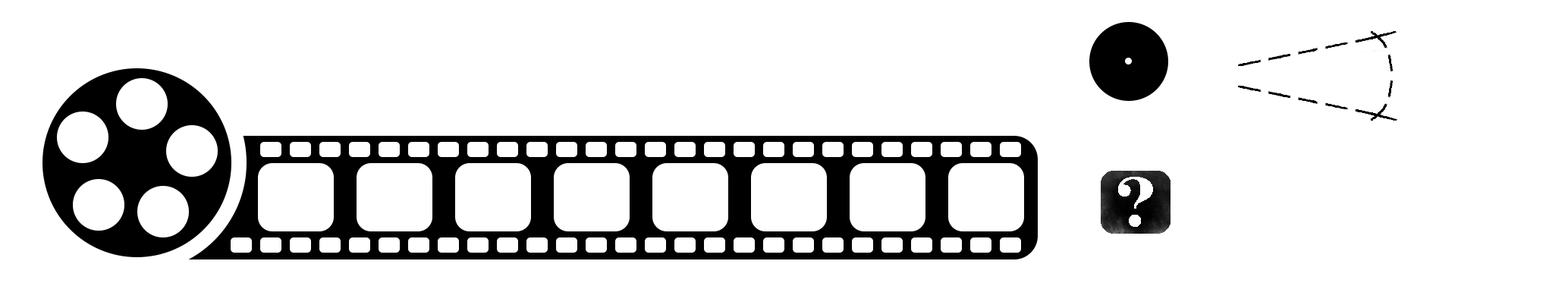
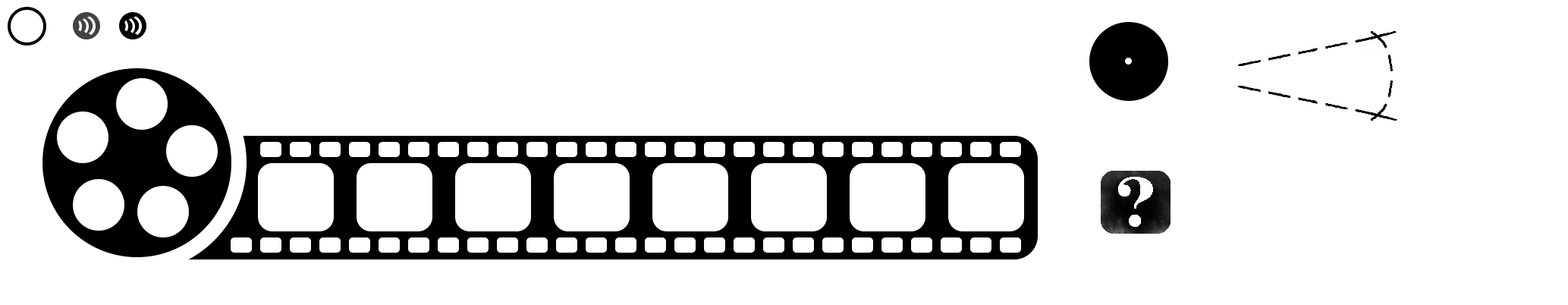
Layer changes from the first 1568 × 305 image to the second:
added group "Group 1 copy" with 1 layers above "Group 1" over [72, 12, 101, 40]
added layer "Ellipse 3 copy 2" (1st of 2, in "Group 1 copy") (74%) in group "Group 1 copy" over [72, 12, 101, 40]
added group "Group 1" with 5 layers above "Group 2" over [40, 12, 147, 41]
added layer "Ellipse 3 copy 2" (2nd of 2, in "Group 1") in group "Group 1" over [123, 19, 129, 32]
added layer "Ellipse 3 copy" in group "Group 1" over [127, 18, 136, 35]
added layer "Ellipse 3" in group "Group 1" over [131, 15, 142, 36]
added layer "Ellipse 2 copy 3" in group "Group 1" over [119, 12, 147, 40]
added group "Group 2" with 2 layers above "Layer 7" over [7, 6, 47, 46]
added layer "Ellipse 2 copy 2" in group "Group 2" over [10, 9, 44, 43]
added layer "Ellipse 2" in group "Group 2" over [7, 6, 47, 46]
